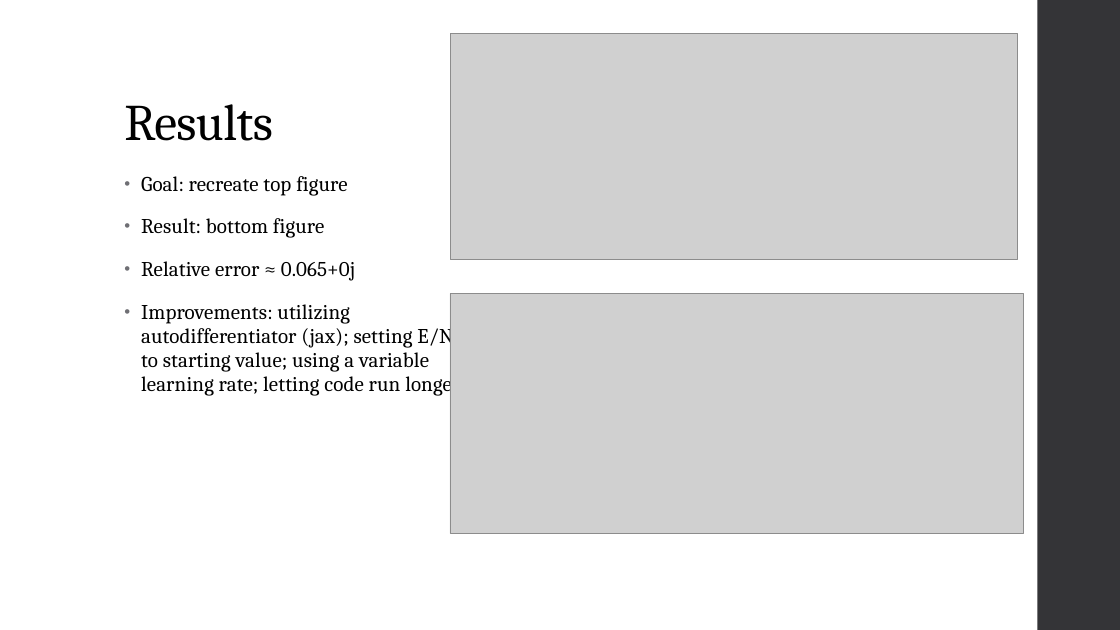
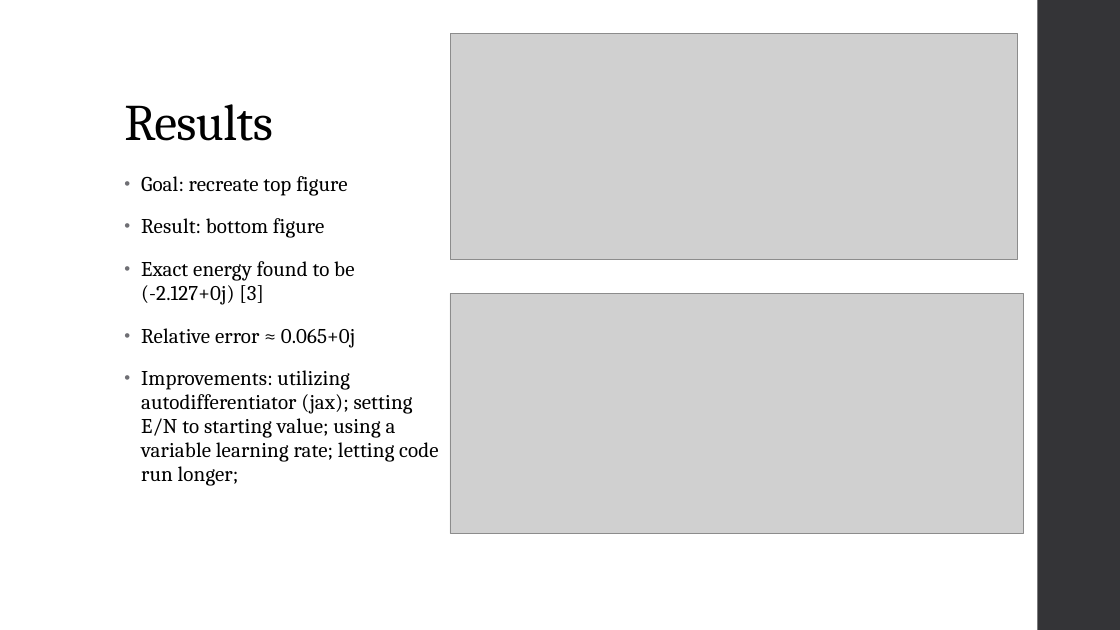
Before and after one commit to csobecks/ml4s, a slide deck: slide 10 of Final Project/Final_Presentation.pptx (slide 11 before the commit). Drawn at 1120x630 pixels with LibreOffice and Linux fonts; fonts in the diff are those of the drawing; grey boxes stand for pictures. Boxes give left, top, right and bottom in pixels: in the first picture for what was removed or moved away, otherwise in the second. Text is boxed around its words. In the diff, an @@ line names an element or a change of style, - is before the commit and + after.

```diff
--- a/Final Project/Final_Presentation.pptx
+++ b/Final Project/Final_Presentation.pptx
@@ text at [141, 261, 354, 305]: paragraph added @@
+• Exact energy found to be (-2.127+0j) [3]
```
Also in this commit, not shown: 3 other slides changed, 1 slide removed.
